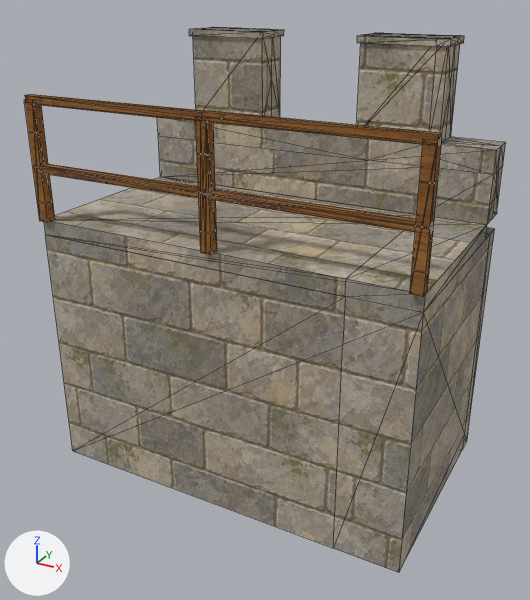
Before and after pictures for a commit that changed the glTF model assets/fort-variants/parts/castle-curtain-3.gltf.
Both versions are drawn from a 50 mm lens placed at (4.09, -5.57, 3.81), pointed at (1.48, -0.84, 1.45). Every picture has the same lights, and +X, +Y and +Z are marked at lower left. The older version comes first. Mesh edges are drawn as thin lines. Where no turn or scale is listed for an object, it has been applied to the vertices.

The first picture shows 'curtain-L0-stone', 'guards-L1-wood', 'walkway-L1-stone'.
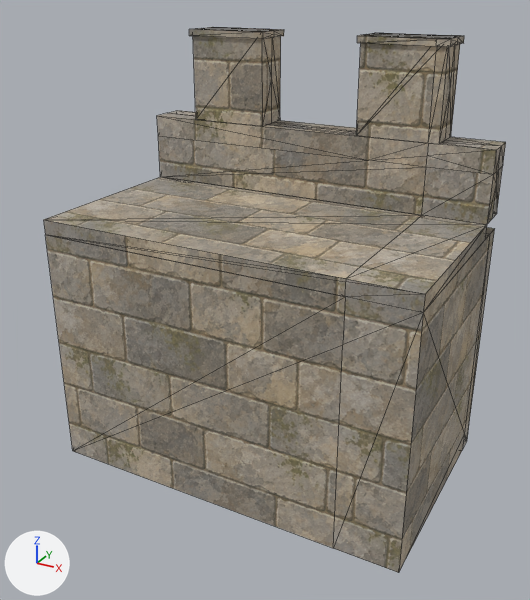
What changed in the scene script:
```text
Remove ob_guards_l1_wood:
    ob_guards_l1_wood = bpy.data.objects.new('guards-L1-wood', me_guards_l1_wood)
    ob_guards_l1_wood.location = (0.0, 0.0, 0.0)
```

Pixel boxes (x1, y1, x2, y2) of what changed, in the pictures (530 x 600 px):
'guards-L1-wood', deleted (brown)
    before: (24, 94, 442, 297)
